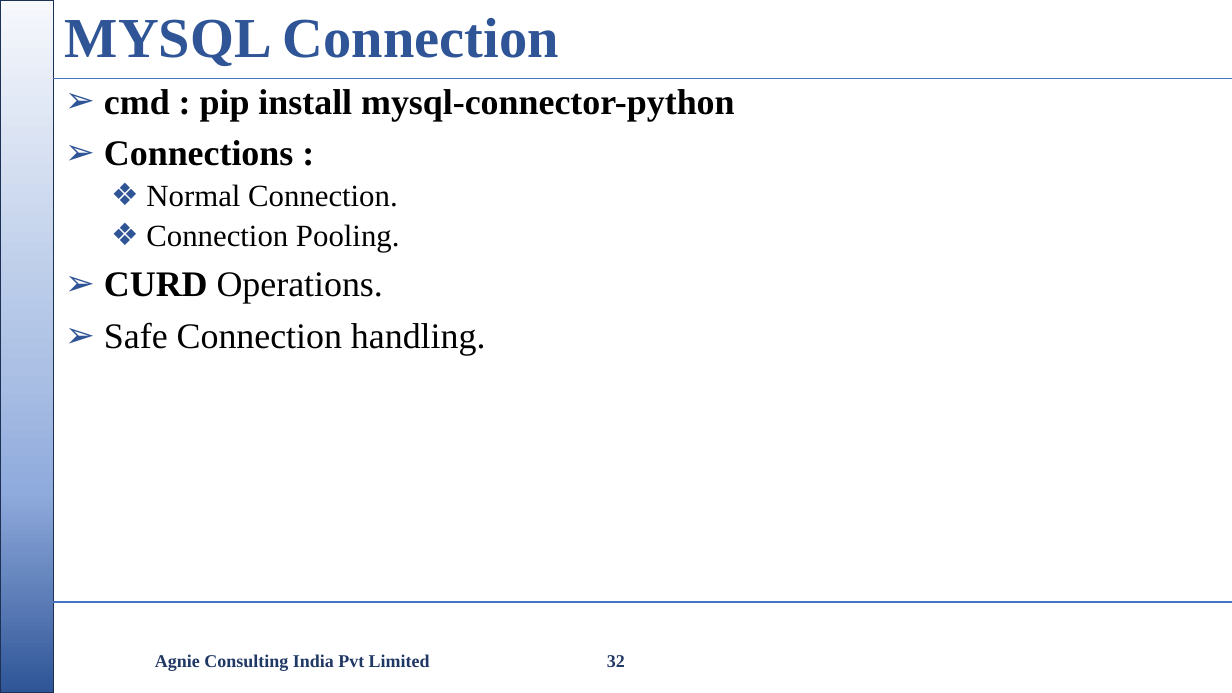
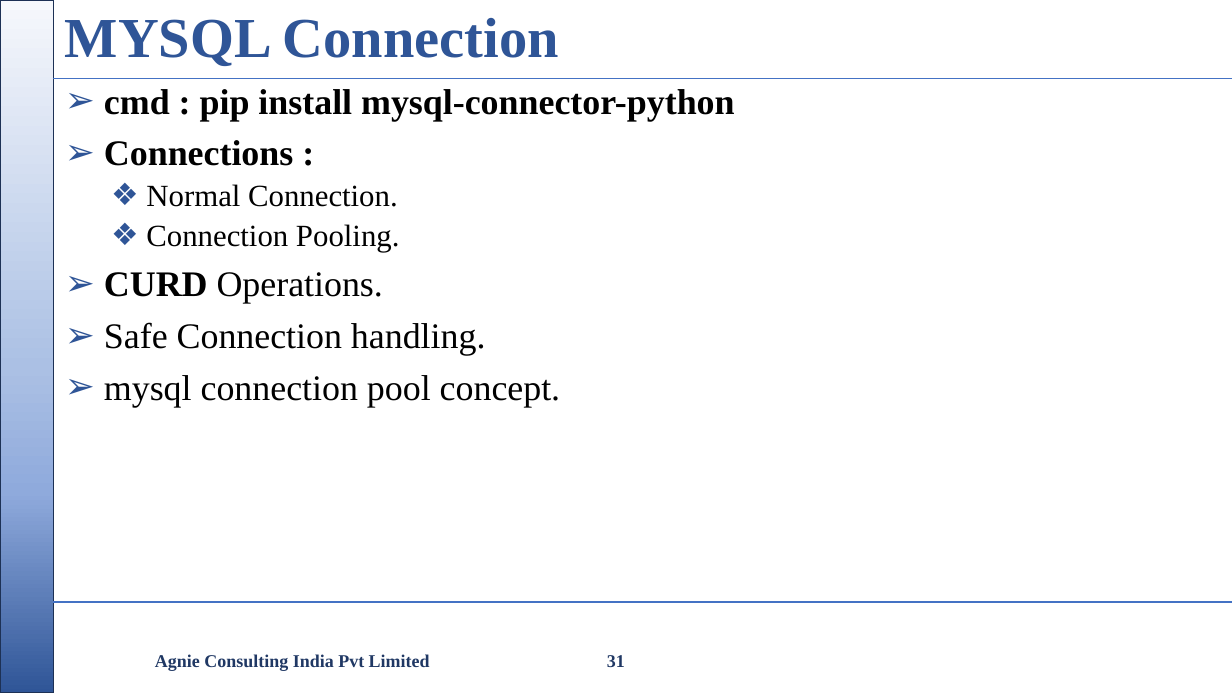
Before and after one commit to nikishdaniel1-del/Python-Cls, a slide deck: slide 31 of python class/Python Class.pptx (slide 32 before the commit). Drawn at 1232x693 pixels with LibreOffice and Linux fonts; fonts in the diff are those of the drawing; background and template pictures are left out. Boxes give left, top, right and bottom in pixels: in the first picture for what was removed or moved away, otherwise in the second. Text is boxed around its words. In the diff, an @@ line names an element or a change of style, - is before the commit and + after.

```diff
--- a/python class/Python Class.pptx
+++ b/python class/Python Class.pptx
@@ text at <box>104,375,561,407</box>: paragraph added @@
+➢ mysql connection pool concept.
@@ page number at <box>607,655,625,667</box>: text changed @@
-32
+31
```
Also in this commit, not shown: 4 slides removed, 1 other file.
